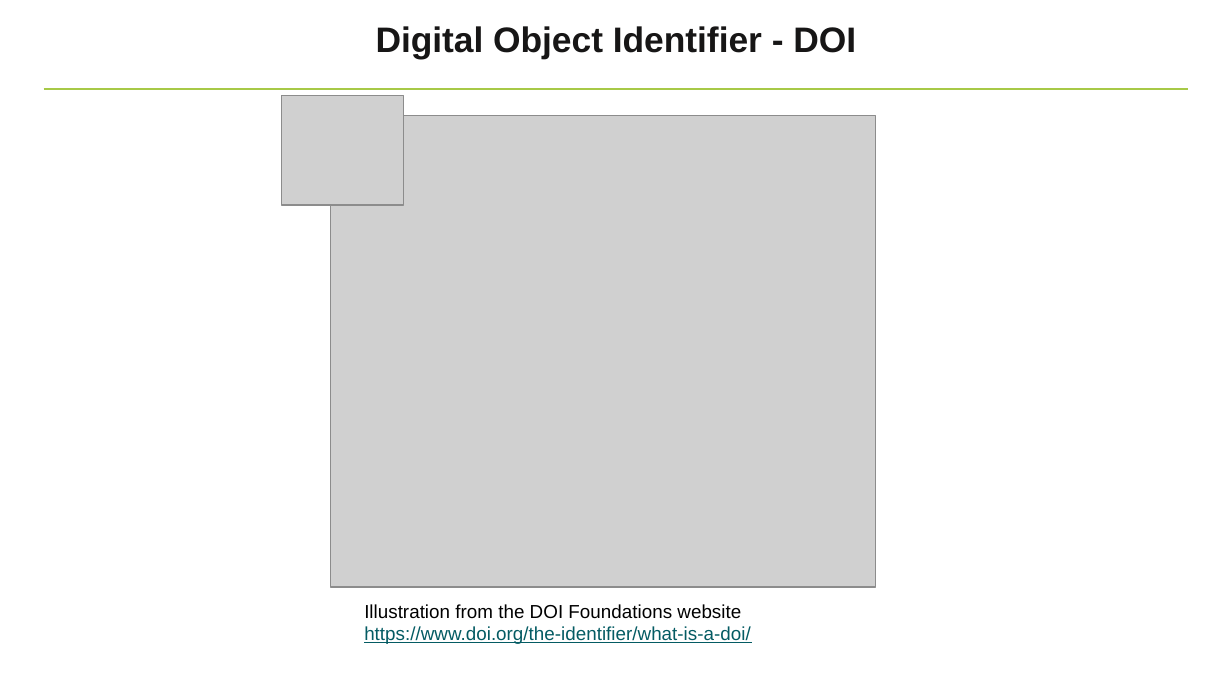
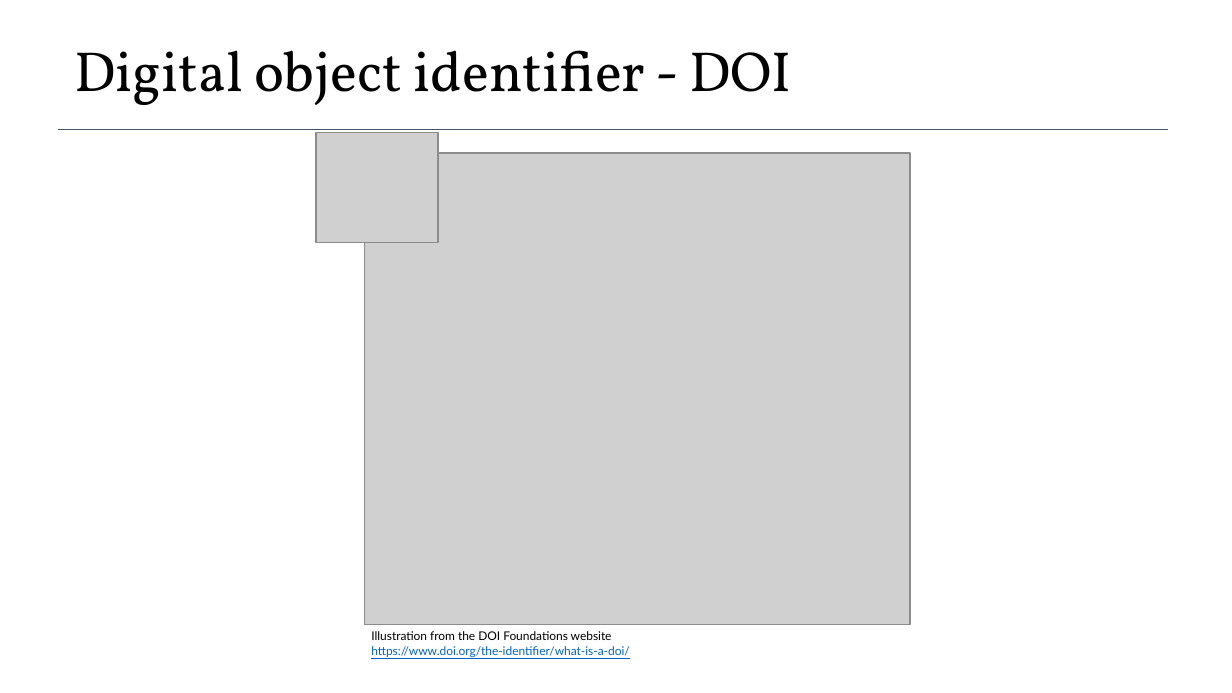
Before and after one commit to elixir-europe-training/ELIXIR-TrP-FAIR-Material-By-Design, a slide deck: slide 6 of docs/supplementary/presentations/ch_08_Unique_identifiers/Session 8 - Unique identifiers for training materials.pptx. Drawn at 1232x693 pixels with LibreOffice and Linux fonts; fonts in the diff are those of the drawing; grey boxes stand for pictures; background and template pictures are left out. Boxes give left, top, right and bottom in pixels: in the first picture for what was removed or moved away, otherwise in the second. Text is boxed around its words. In the diff, an @@ line names an element or a change of style, - is before the commit and + after.

```diff
--- a/docs/supplementary/presentations/ch_08_Unique_identifiers/Session 8 - Unique identifiers for training materials.pptx
+++ b/docs/supplementary/presentations/ch_08_Unique_identifiers/Session 8 - Unique identifiers for training materials.pptx
@@ text at bbox=[74, 50, 791, 105]: text changed; size 20.7 to 33 pt; font Arial to Vollkorn; text colour #171616 to #000000; bold off @@
-Digital Object Identifier - DOI
+Digital object identifier - DOI
@@ line removed from (43, 89) to (1189, 89) @@
@@ line added from (58, 129) to (1168, 129), #44546A 0.56 pt @@
@@ picture: place and size @@
-picture at bbox=[282, 95, 404, 205]
+picture at bbox=[315, 133, 437, 243]
@@ picture: place and size @@
-picture at bbox=[330, 116, 876, 588]
+picture at bbox=[365, 153, 910, 625]
@@ text "Illustration from the DOI Foundations ...": place and size @@
-text "Illustration from the DOI Foundations ..." at bbox=[364, 604, 750, 644]
+text "Illustration from the DOI Foundations ..." at bbox=[371, 631, 629, 657]
@@ text "Illustration from the DOI Foundations ..." at bbox=[371, 631, 629, 657]: size 11 to 7 pt, font Arial to Lato; text colour #045B63 to #0563C1 in "https://www.doi.org/the-identifier/what-is-a-doi/" @@
```
Also in this commit, not shown: 11 other slides changed, 6 slides added, 4 slides removed, 3 other files.
